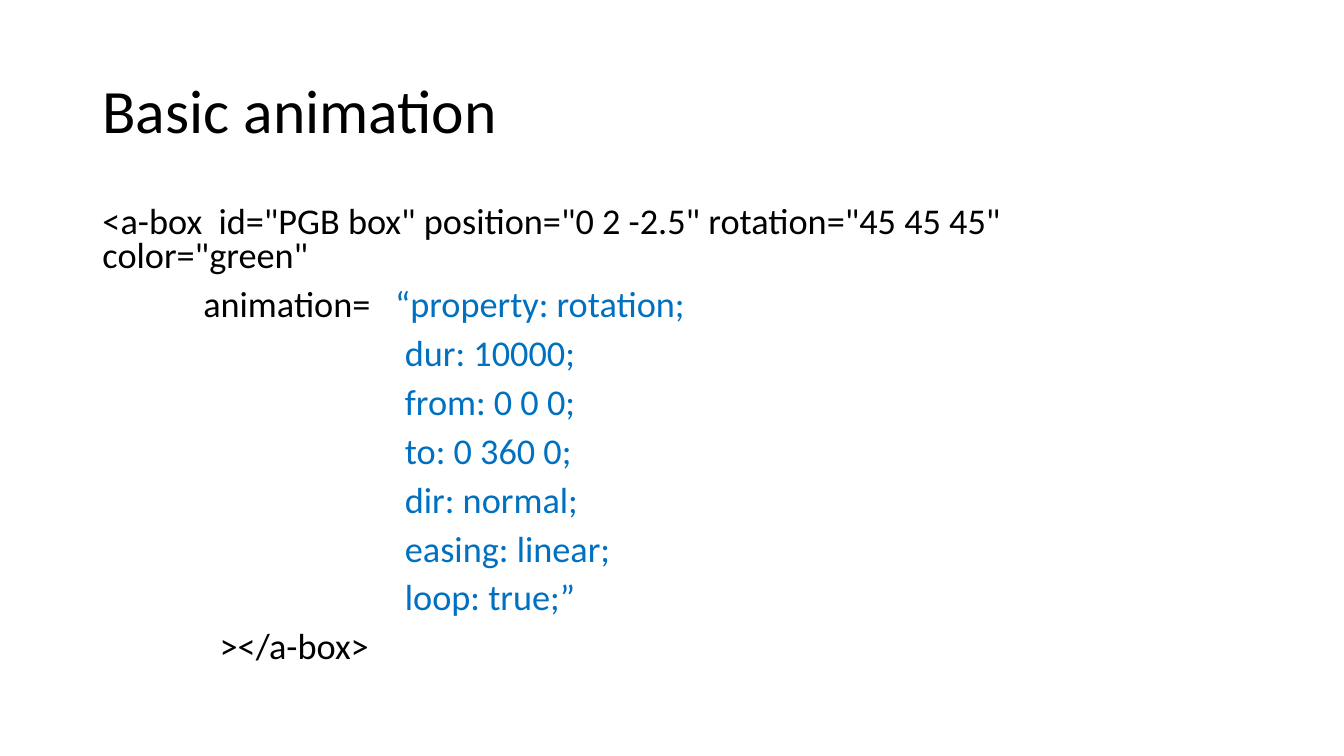
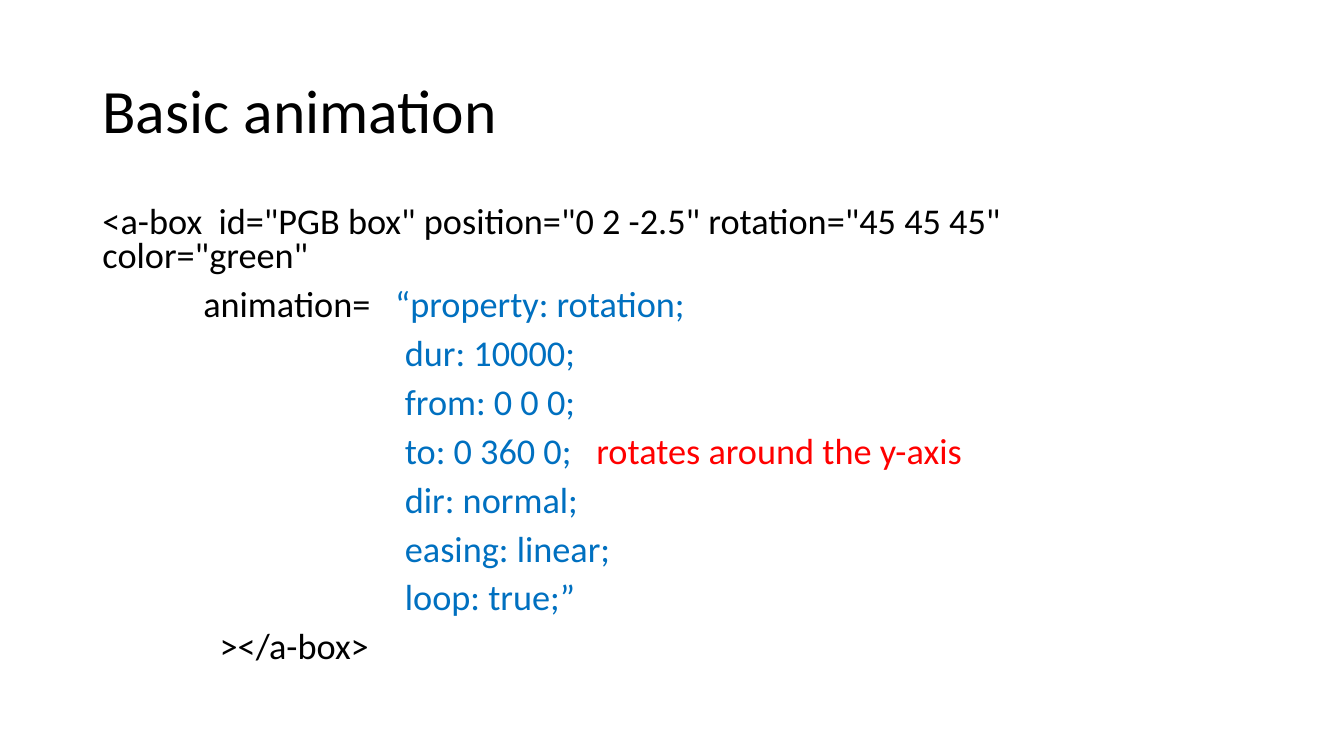
Before and after one commit to wonder-phil/UEMCON-2025, a slide deck: slide 9 of p04/A-frame-moving-geometric-objects.pptx (slide 8 before the commit). Drawn at 1344x756 pixels with LibreOffice and Linux fonts; fonts in the diff are those of the drawing. Boxes give left, top, right and bottom in pixels: in the first picture for what was removed or moved away, otherwise in the second. Text is boxed around its words. In the diff, an @@ line names an element or a change of style, - is before the commit and + after.

```diff
--- a/p04/A-frame-moving-geometric-objects.pptx
+++ b/p04/A-frame-moving-geometric-objects.pptx
@@ text at (x1=405, y1=438, x2=962, y2=470): text changed; text colour #0070C0 to #FF0000 @@
-to: 0 360 0;
+to: 0 360 0; rotates around the y-axis
```
Also in this commit, not shown: 2 other slides changed, 3 slides added, 20 other files.
